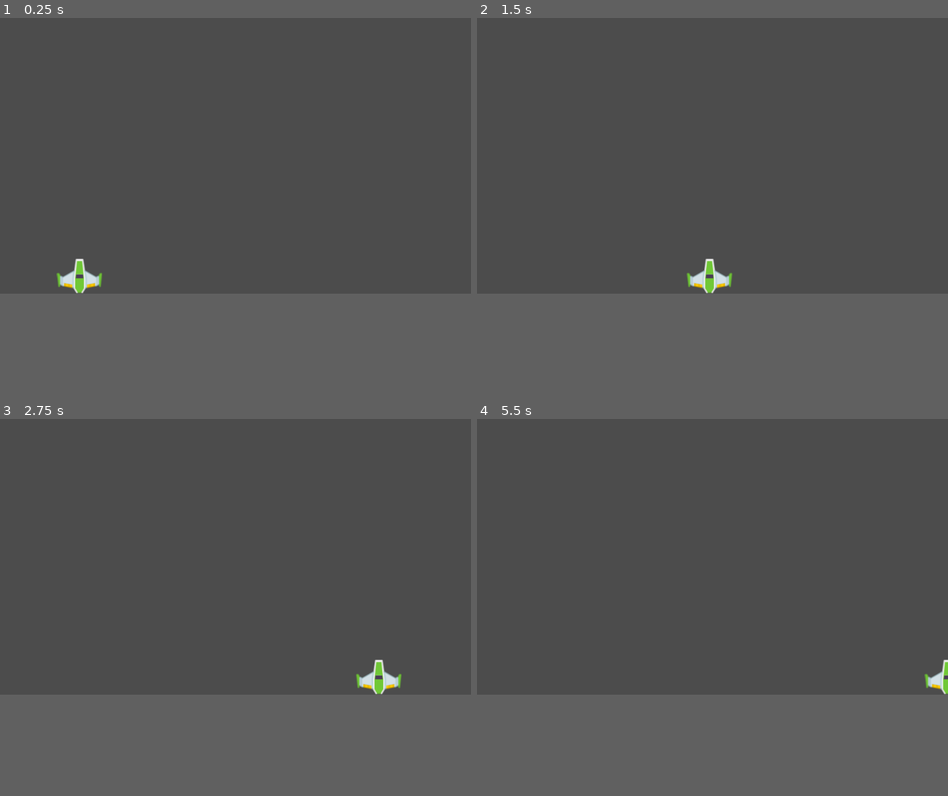
Above: before the commit, frames 1-4 (two rows, left to right).
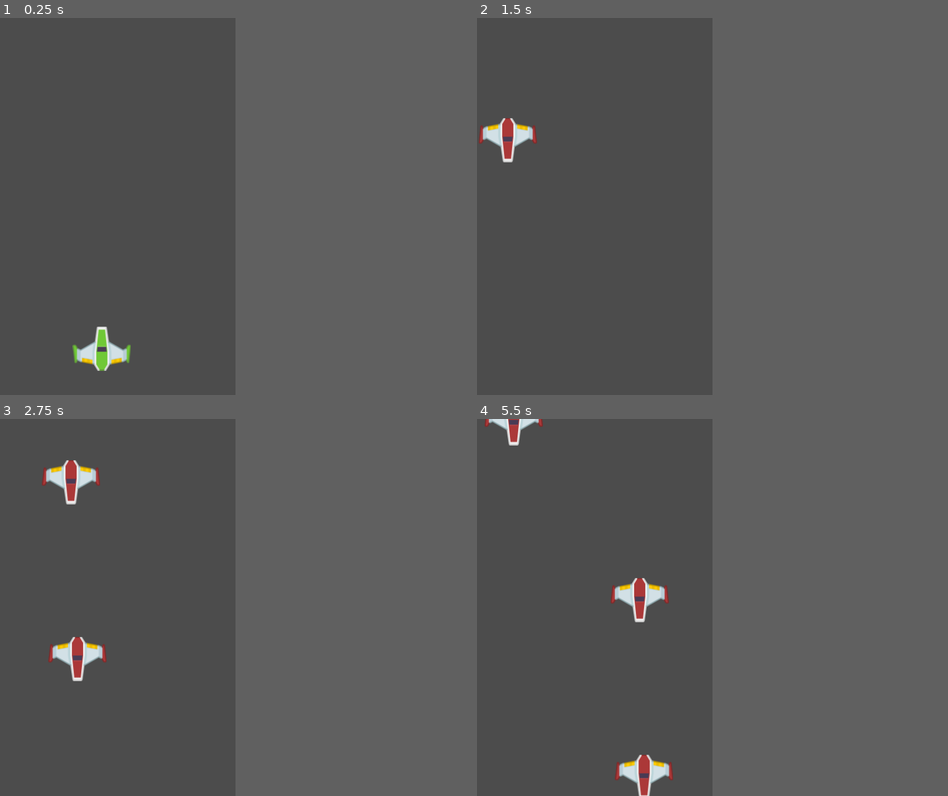
Above: after the commit, the same moments.

Repository: efenstakes/space_shooter_game_2D
Game: Godot game, scene res://scenes/World.tscn
Two runs of this game, one before a commit and one after it. Both use one fixed random seed, a clock stepped at 60 frames per second and the inputs below. Before the commit the project has no main scene; this scene is started directly in both runs.
Inputs:
- Up to frame 1 (0.25 s): no input
- Up to frame 2 (1.5 s): tap Enter at 0.5 s; hold Right (ui_right) 0.53-1.28 s; hold Left (ui_left) from 1.28 s (still down)
- Up to frame 3 (2.75 s): release Left (ui_left) at 2.03 s; hold Right (ui_right) from 2.03 s (still down)
- Up to frame 4 (5.5 s): release Right (ui_right) at 3.53 s; hold Left (ui_left) from 3.53 s (still down)
The window is 800x468 before the commit and 400x640 after it. Grey fills any space a smaller window leaves; there, only what the larger window draws over its background counts as a difference.

The runs differ from the first frame. In frame 1, 1.2% of the frame differs, in the area x 12-28%, y 63-94%; in frame 2, 1.2%; in frame 3, 1.9%; in frame 4, 2.0%, in the area x 1-100%, y 0-100%.

Commit message:
add enemy spawner to main game scene

Diff:
--- a/default_env.tres
+++ b/default_env.tres
@@ -1,5 +1,7 @@
 [gd_resource type="Environment" load_steps=2 format=2]
+
 [sub_resource type="ProceduralSky" id=1]
+
 [resource]
 background_mode = 2
 background_sky = SubResource( 1 )
--- a/project.godot
+++ b/project.godot
@@ -11,7 +11,15 @@
 [application]
 
 config/name="Space Shooter 2d"
+run/main_scene="res://scenes/World.tscn"
 config/icon="res://icon.png"
+
+[display]
+
+window/size/width=400
+window/size/height=640
+window/stretch/mode="2d"
+window/stretch/aspect="keep"
 
 [physics]
 
--- a/scenes/World.tscn
+++ b/scenes/World.tscn
@@ -1,8 +1,12 @@
-[gd_scene load_steps=2 format=2]
+[gd_scene load_steps=3 format=2]
 
 [ext_resource path="res://scenes/Player.tscn" type="PackedScene" id=1]
+[ext_resource path="res://scenes/EnemySpawner.tscn" type="PackedScene" id=2]
 
 [node name="World" type="Node2D"]
 
 [node name="KinematicBody2D" parent="." instance=ExtResource( 1 )]
 position = Vector2( 173, 561 )
+
+[node name="Spawner" parent="." instance=ExtResource( 2 )]
+position = Vector2( 192, -93 )
